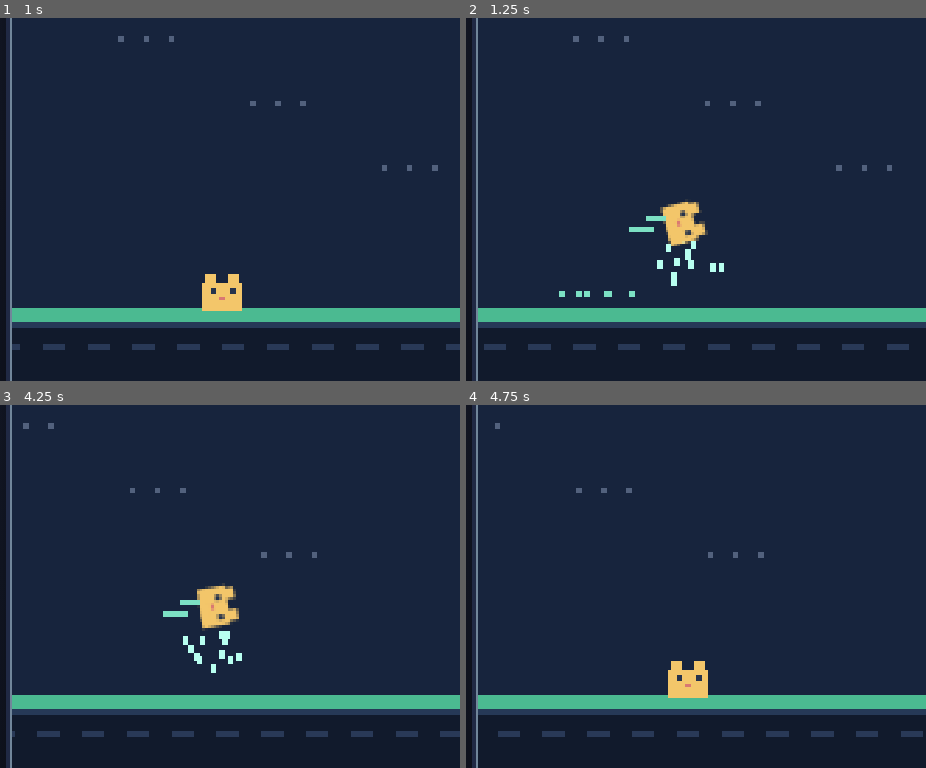
Above: before the commit, frames 1-4 (two rows, left to right).
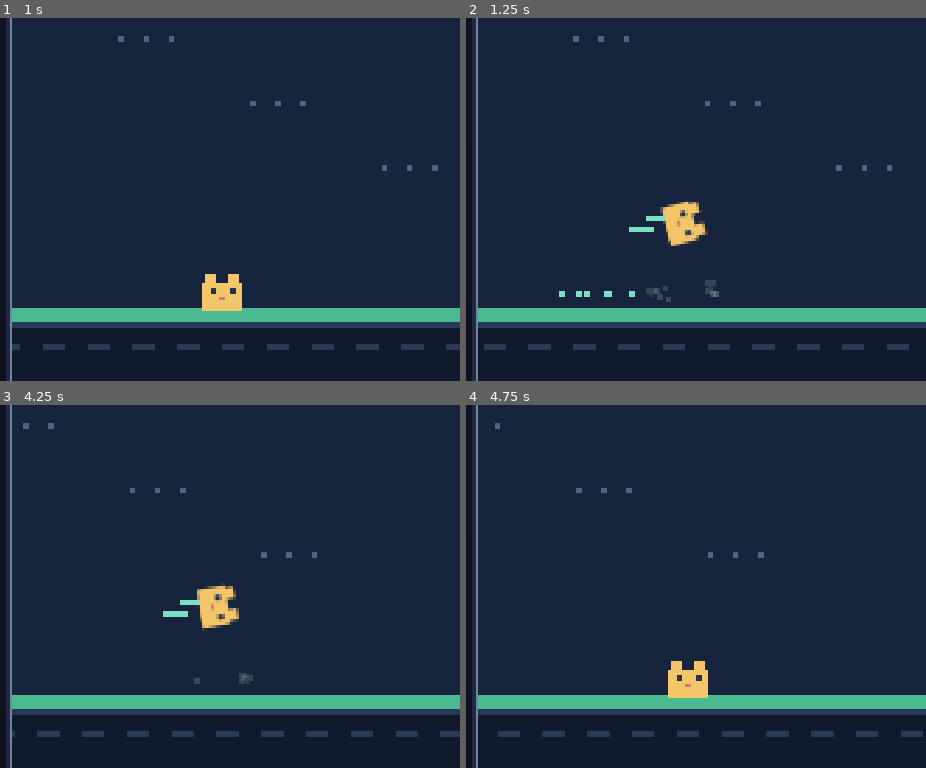
Above: after the commit, the same moments.

Repository: Startat6am/pixel-game
Game: browser game, page index.html
Two runs of this game, one before a commit and one after it. Both use one fixed random seed, a clock stepped at 60 frames per second and the inputs below.
Inputs (mouse positions are % of the whole screen's width and height, from its top left):
- Up to frame 1 (1 s): click (50, 45) at 0.27 s
- Up to frame 2 (1.25 s): hold Left from 1.03 s (still down); tap Space at 1.1 s
- Up to frame 3 (4.25 s): release Left at 1.6 s; tap Space every 0.5 s from 1.6 to 4.1 s; hold Up 1.65-1.95 s; hold Up 2-2.23 s; hold Left 2.28-2.72 s; hold Left 2.77-3.33 s; hold Up 3.38-3.68 s; hold Up 3.73-3.97 s; hold Left from 4.02 s (still down)
- Up to frame 4 (4.75 s): release Left at 4.45 s; hold Left from 4.5 s (still down); tap Space at 4.6 s
The pictures show only the part of the screen within x 0-50%, y 27-77%; the shares and areas given below are measured in that part.

Frame 1 is identical in both runs. In frame 2, 0.5% of the frame differs, in the area x 39-57%, y 61-79%; in frame 3, 0.4%; in frame 4, nothing differs.

Commit message:
Replace coyote splash with ground impact dust

Diff:
--- a/game.js
+++ b/game.js
@@ -57,8 +57,18 @@
     if((player.grounded||coyoteTimer>0)&&state==="playing"){
       const coyoteJump=!player.grounded&&coyoteTimer>0;
       if(coyoteJump){
-        for(let i=0;i<12;i++){
-          particles.push({x:player.x+2+Math.random()*10,y:player.y+player.h-1,vx:(Math.random()-.5)*3.2,vy:-1.2-Math.random()*2.1,life:14+Math.floor(Math.random()*7),splash:true});
+        // A compact ground-impact puff: dust kicks sideways from both feet.
+        for(let i=0;i<10;i++){
+          const side=i%2===0?-1:1;
+          particles.push({
+            x:player.x+6+(Math.random()-.5)*5,
+            y:FLOOR-2-Math.random()*2,
+            vx:side*(0.65+Math.random()*1.45),
+            vy:-0.25-Math.random()*0.85,
+            life:8+Math.floor(Math.random()*6),
+            dust:true,
+            size:2+Math.floor(Math.random()*3)
+          });
         }
       }
       coyoteTimer=0;player.vy=-4.3;player.grounded=false;player.jumpCut=false;jumpAge=0;jumpPower=4.3;
@@ -122,7 +132,7 @@
       const type=r<0.2?3:r<0.47?2:r<0.78?1:0;
       obstacles.push({x,type,width:type===3?42+Math.random()*12:0});
     }
-    particles.forEach(p=>{p.x+=p.vx;p.y+=p.vy||0;if(p.splash)p.vy+=0.16;p.life--;});particles=particles.filter(p=>p.life>0);
+    particles.forEach(p=>{p.x+=p.vx;p.y+=p.vy||0;if(p.dust){p.vx*=0.88;p.vy+=0.07;}p.life--;});particles=particles.filter(p=>p.life>0);
     const px=player.x+2,py=player.y+2,pw=player.w-4,ph=player.h-4;
     if(mode==="game")for(const o of obstacles){
       if(o.type===3)continue;
@@ -168,7 +178,17 @@
     if(dashTimer>0){rect(x-8,y+5,7,2,"#7ce0c3");rect(x-14,y+9,9,2,"#7ce0c3");}
   }
   function draw(){
-    background();drawPlatforms();particles.forEach(p=>rect(p.x,p.y,2,p.splash?3:2,p.splash?"#b8fff0":"#7ce0c3"));drawCat();
+    background();drawPlatforms();
+    particles.forEach(p=>{
+      if(p.dust){
+        const alpha=Math.max(0.18,p.life/14);
+        ctx.globalAlpha=alpha;
+        rect(p.x,p.y,p.size,2,"#c5d2c8");
+        if(p.size>3)rect(p.x+1,p.y+2,2,1,"#829d91");
+        ctx.globalAlpha=1;
+      }else rect(p.x,p.y,2,2,"#7ce0c3");
+    });
+    drawCat();
     if(state==="playing"&&!dashReady&&mode==="game"){rect(8,9,34,3,"#34425f");rect(8,9,34*(1-dashTimer/15),3,"#7ce0c3");}
   }
   function loop(t){
